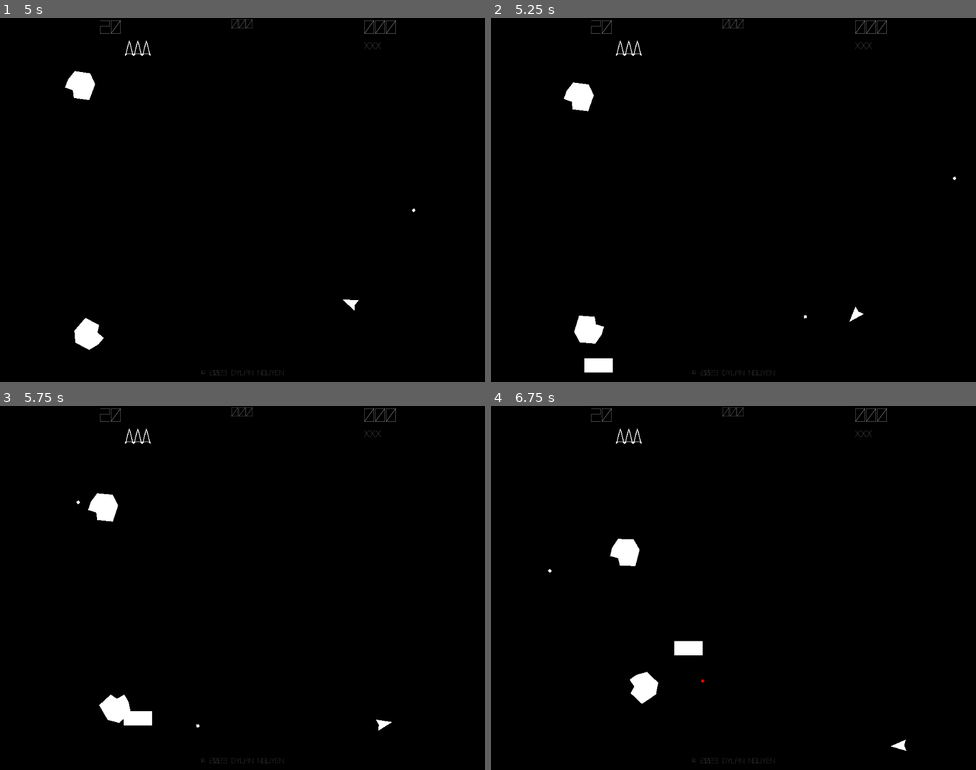
Above: before the commit, frames 1-4 (two rows, left to right).
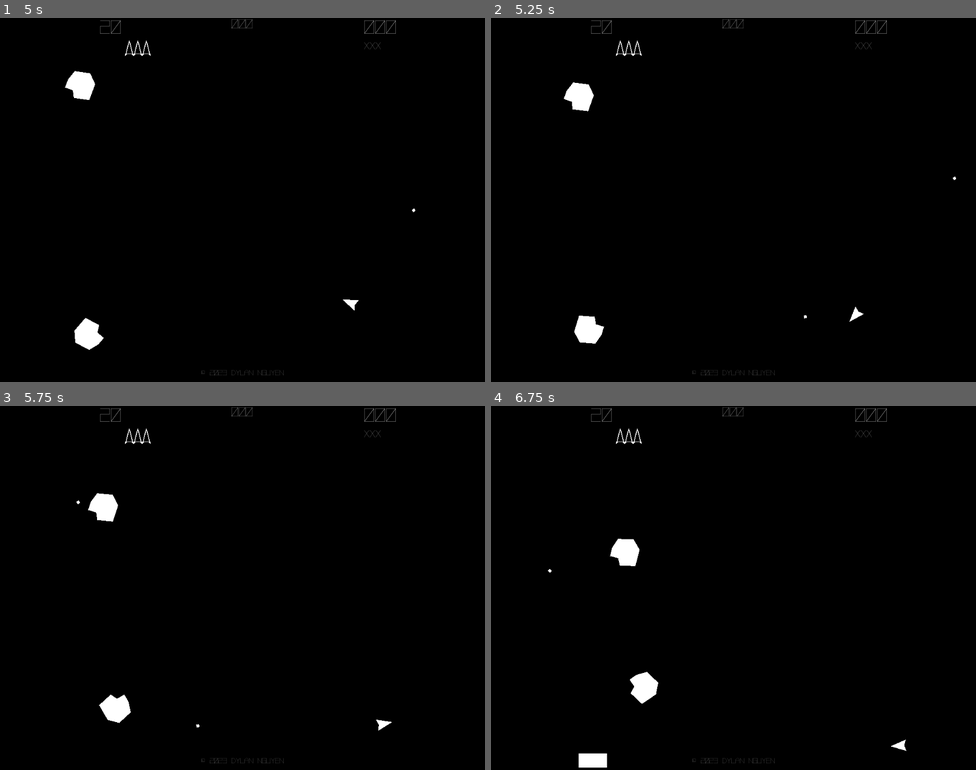
Above: after the commit, the same moments.

Repository: dmnuggins/asteroids
Game: Godot game, scene res://_scenes/Game/Game.tscn
Same seed, same stepped clock (60 frames per second), same inputs: the game is played once before the commit and once after it.
Inputs:
- Up to frame 1 (5 s): click "CLICK HERE TO START" at 0.5 s; tap Enter at 1.25 s; hold D (right) 1.28-2.03 s; tap Space (shoot) at 1.35, 2, 2.3, 2.85, 3.6, 4.55 s; hold A (left) 2.03-2.78 s; tap F (hyperspace) at 2.1, 4.35 s; hold D (right) 2.78-3.53 s; hold W (thrust) 3.53-4.28 s; hold A (left) from 4.28 s (still down)
- Up to frame 2 (5.25 s): keep holding A (left); tap Space (shoot) at 5.1 s
- Up to frame 3 (5.75 s): keep holding A (left)
- Up to frame 4 (6.75 s): tap Space (shoot) at 5.85 s; release A (left) at 6.53 s; hold D (right) from 6.53 s (still down); tap F (hyperspace) at 6.6 s

Frame 1 is identical in both runs. In frame 2, 0.2% of the frame differs, in the area x 19-26%, y 93-98%; in frame 3, 0.2%; in frame 4, 0.5%, in the area x 18-45%, y 64-100%.

Commit message:
GameManager - bonus timer is now removed and bonus ship is now timedout after game starts

Diff:
--- a/_scripts/GameManager.gd
+++ b/_scripts/GameManager.gd
@@ -186,6 +186,10 @@
 
 # to-do
 func start_game() -> void:
+	if bonus != null:
+		bonus.manual_timeout()
+	if bonus_timer != null:
+		bonus_timer.queue_free()
 	GAME_START = true
 	pass
 
@@ -207,7 +211,6 @@
 	difficulty = 1
 	wave = 1
 	to_spawn = difficulty
-#	set_remaining_asteroids()
 	ui.update_score()
 	ui.load_lives()
 	load_game()
@@ -463,7 +466,8 @@
 func bonus_shoot() -> void:
 	var sauce_bullet = bullet_prefab.instantiate()
 	# position init
-	sauce_bullet.position = bonus.position
+	if sauce_bullet != null:
+		sauce_bullet.position = bonus.position
 	if player != null:
 		sauce_bullet.look_at(player.global_position)
 		sauce_bullet.rotate(PI/2) # rotation accounted for initial launch vector of bullet
